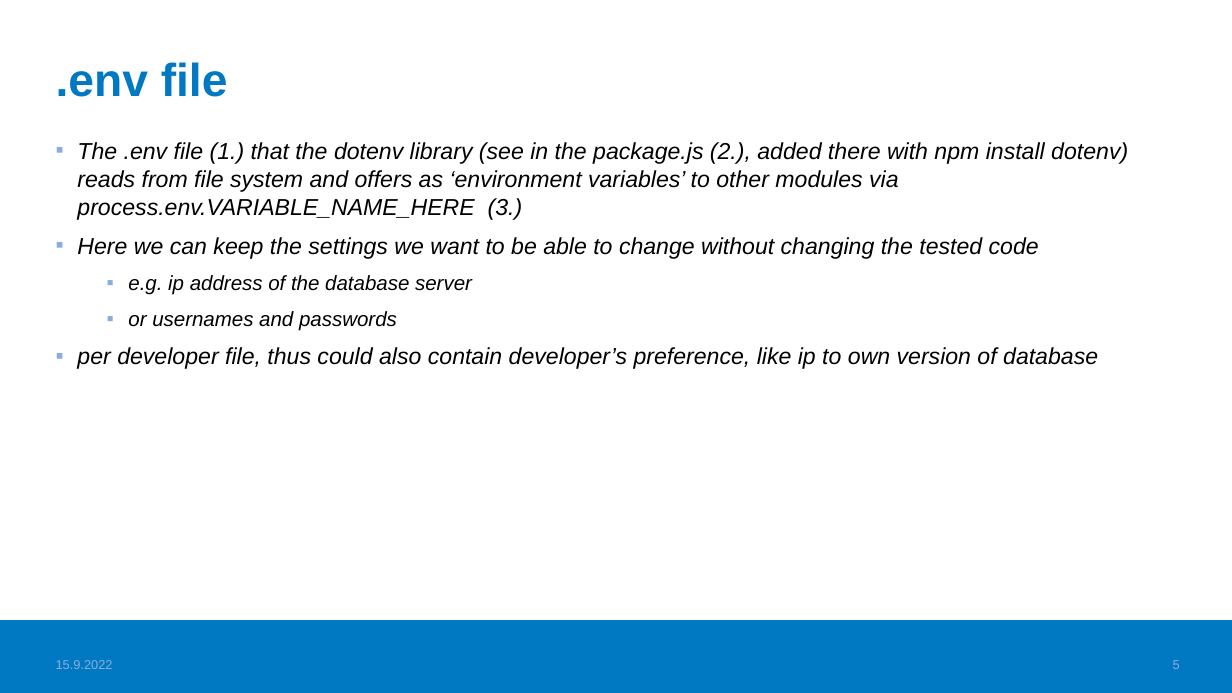
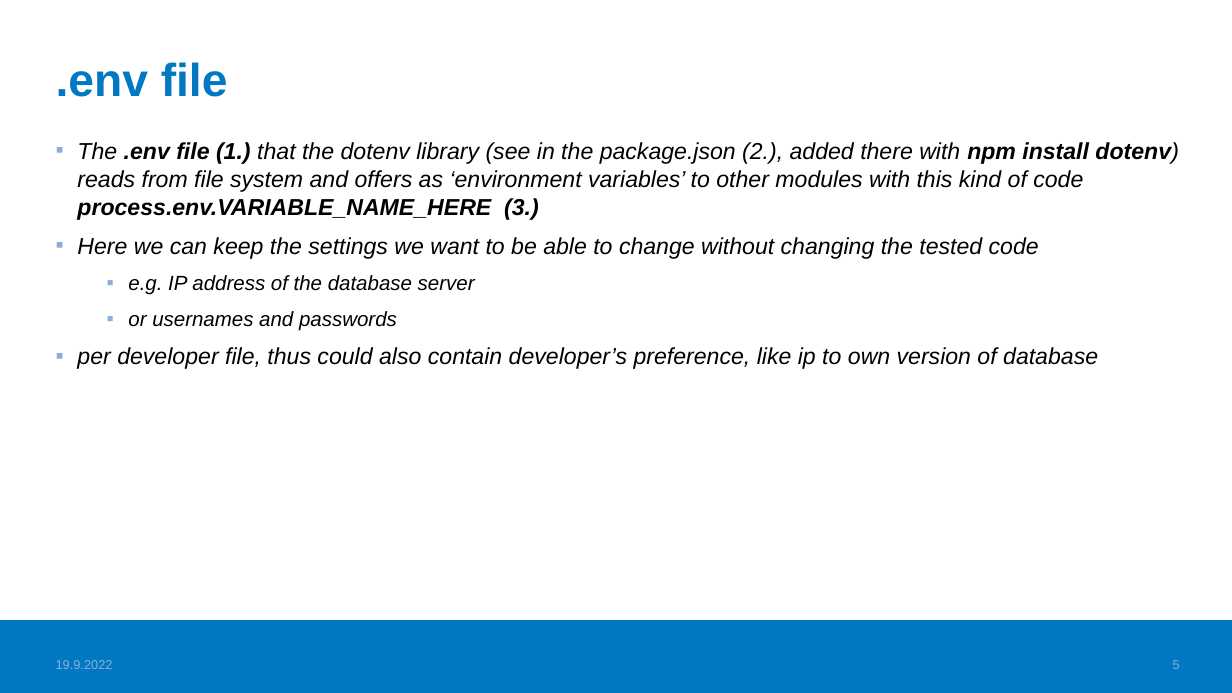
Before and after one commit to valju/idea-case-backend, a slide deck: slide 5 of BackendDemoProject_ForExam.pptx. Drawn at 1232x693 pixels with LibreOffice and Linux fonts; fonts in the diff are those of the drawing; background and template pictures are left out. Boxes give left, top, right and bottom in pixels: in the first picture for what was removed or moved away, otherwise in the second. Text is boxed around its words. In the diff, an @@ line names an element or a change of style, - is before the commit and + after.

```diff
--- a/BackendDemoProject_ForExam.pptx
+++ b/BackendDemoProject_ForExam.pptx
@@ text at box(77, 142, 1179, 220): text changed @@
-▪ The .env file (1.) that the dotenv library (see in the package.js (2.), added there with npm install dotenv) reads from file system and offers as ‘environment variables’ to other modules via process.env.VARIABLE_NAME_HERE (3.)
+▪ The .env file (1.) that the dotenv library (see in the package.json (2.), added there with npm install dotenv) reads from file system and offers as ‘environment variables’ to other modules with this kind of code process.env.VARIABLE_NAME_HERE (3.)
@@ text at box(128, 275, 475, 295): text changed @@
-  ▪ e.g. ip address of the database server
+  ▪ e.g. IP address of the database server
@@ text at box(56, 660, 113, 669): text changed @@
-15.9.2022
+19.9.2022
```
Also in this commit, not shown: 12 other slides changed, 1 other file.
